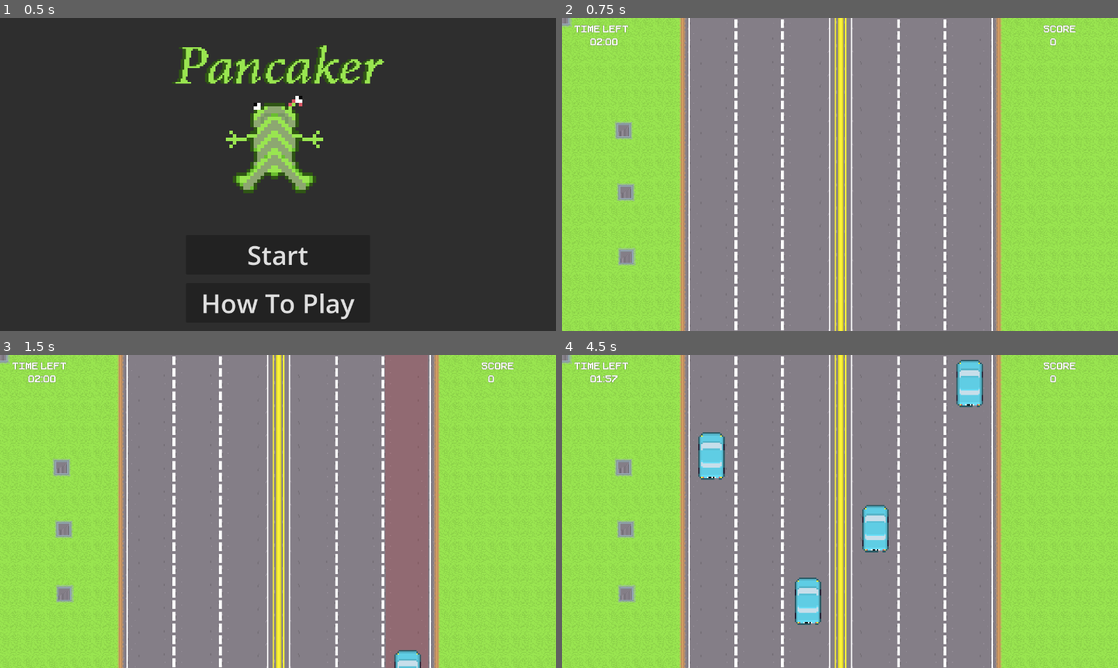
Above: before the commit, frames 1-4 (two rows, left to right).
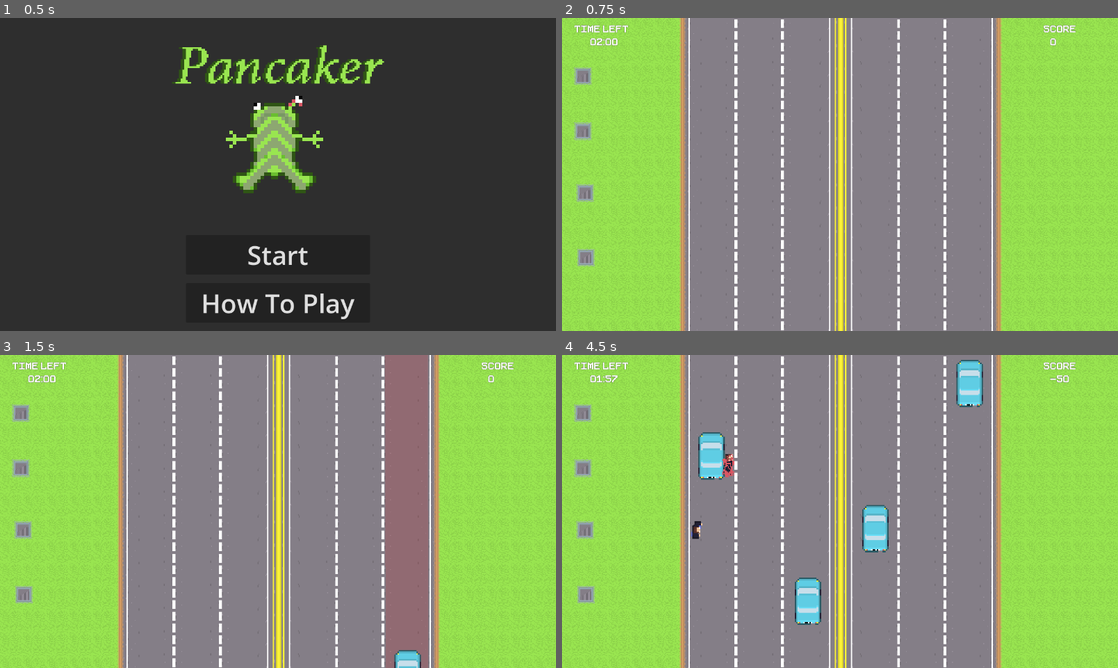
Above: after the commit, the same moments.

Repository: lewis785/gmtk-game-jam-2023
Game: Godot game, scene res://scenes/ui/StartScreen.tscn
The game is run twice, just before and just after one commit, with the same random seed, the same clock (stepped at 60 frames per second) and the same inputs. Sound files missing from this copy of the repository are replaced by a short silence.
Inputs (mouse positions are in pixels of both pictures, inside the frame that each line leads up to):
- Up to frame 1 (0.5 s): no input
- Up to frame 2 (0.75 s): click "Start" at 0.5 s
- Up to frame 3 (1.5 s): tap Enter at 1.25 s; move the mouse to (400, 495) at 1.27 s; click (400, 495) at 1.42 s
- Up to frame 4 (4.5 s): move the mouse to (728, 527) at 2.02 s; click (728, 527) at 2.17 s; move the mouse to (895, 442) at 2.77 s; click (895, 442) at 2.92 s; move the mouse to (812, 574) at 3.52 s; click (812, 574) at 3.67 s; move the mouse to (1006, 558) at 4.27 s; click (1006, 558) at 4.42 s

Frame 1 is identical in both runs. In frame 2, 1.2% of the frame differs, in the area x 0-14%, y 0-80%; in frame 3, 1.2%; in frame 4, 1.5%, in the area x 0-92%, y 0-80%.

Commit message:
CHANGE move crosser spawn and use manager

Diff:
--- a/scenes/world.tscn
+++ b/scenes/world.tscn
@@ -9,6 +9,7 @@
 [ext_resource type="PackedScene" uid="uid://blenksggu41hk" path="res://scenes/person/PersonGoal.tscn" id="6_8lhgg"]
 [ext_resource type="PackedScene" uid="uid://ducgpyhu2ta5y" path="res://scenes/camera/Camera.tscn" id="7_nnon8"]
 [ext_resource type="AudioStream" uid="uid://c4sqohdgbg8l" path="res://assets/audio/ReFrog_Theme_Tune_2.wav" id="9_iy1ph"]
+[ext_resource type="PackedScene" uid="uid://be1y0plufbcs8" path="res://scenes/person/CrosserSpawnManager.tscn" id="8_tmdw8"]
 
 [node name="World" type="Node2D"]
 script = ExtResource("1_gp67d")
@@ -49,17 +50,6 @@
 
 [node name="ScoreMainComponent" parent="." instance=ExtResource("4_82jhe")]
 
-[node name="CrosserSpawn" parent="." instance=ExtResource("4_45hq4")]
-
-[node name="CrosserSpawn2" parent="." instance=ExtResource("4_45hq4")]
-position = Vector2(84, 155)
-
-[node name="CrosserSpawn3" parent="." instance=ExtResource("4_45hq4")]
-position = Vector2(87, 240)
-
-[node name="CrosserSpawn4" parent="." instance=ExtResource("4_45hq4")]
-position = Vector2(88, 329)
-
 [node name="Node" type="Node" parent="."]
 
 [node name="PersonGoal" parent="Node" instance=ExtResource("6_8lhgg")]
@@ -74,3 +64,19 @@
 [node name="AudioStreamPlayer" type="AudioStreamPlayer" parent="."]
 stream = ExtResource("9_iy1ph")
 autoplay = true
+
+[node name="CrosserSpawnManager" parent="." instance=ExtResource("8_tmdw8")]
+base_increase_amount = 0.1
+base_increase_period = 30
+
+[node name="CrosserSpawn" parent="CrosserSpawnManager" instance=ExtResource("4_45hq4")]
+position = Vector2(28, 80)
+
+[node name="CrosserSpawn2" parent="CrosserSpawnManager" instance=ExtResource("4_45hq4")]
+position = Vector2(28, 156)
+
+[node name="CrosserSpawn3" parent="CrosserSpawnManager" instance=ExtResource("4_45hq4")]
+position = Vector2(31, 241)
+
+[node name="CrosserSpawn4" parent="CrosserSpawnManager" instance=ExtResource("4_45hq4")]
+position = Vector2(32, 330)
